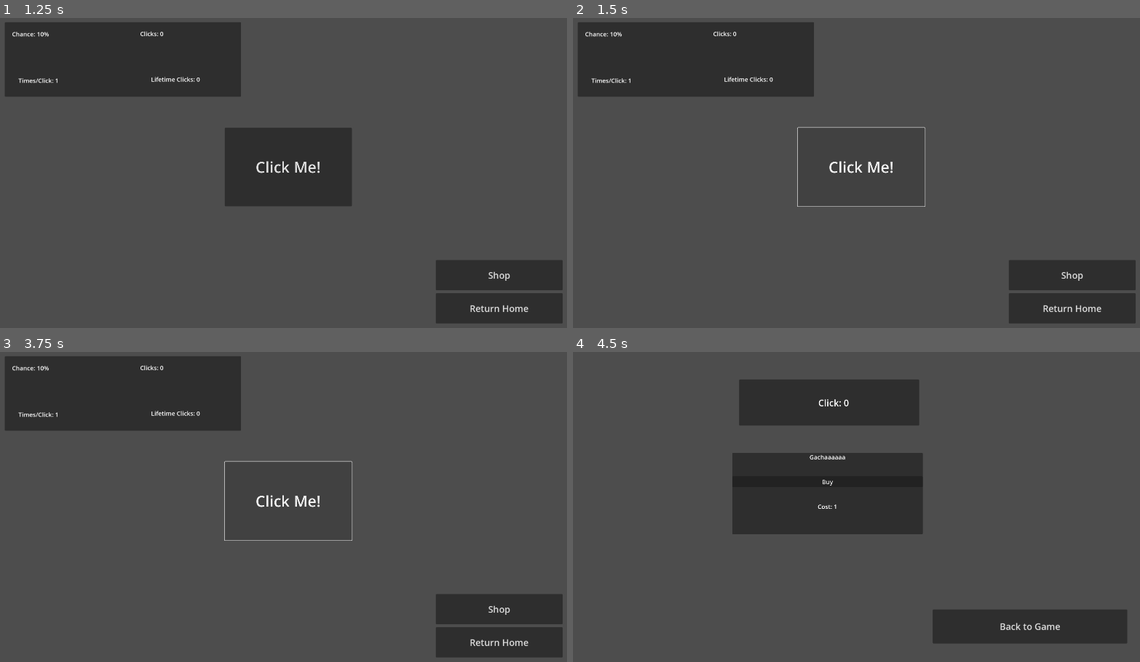
Above: before the commit, frames 1-4 (two rows, left to right).
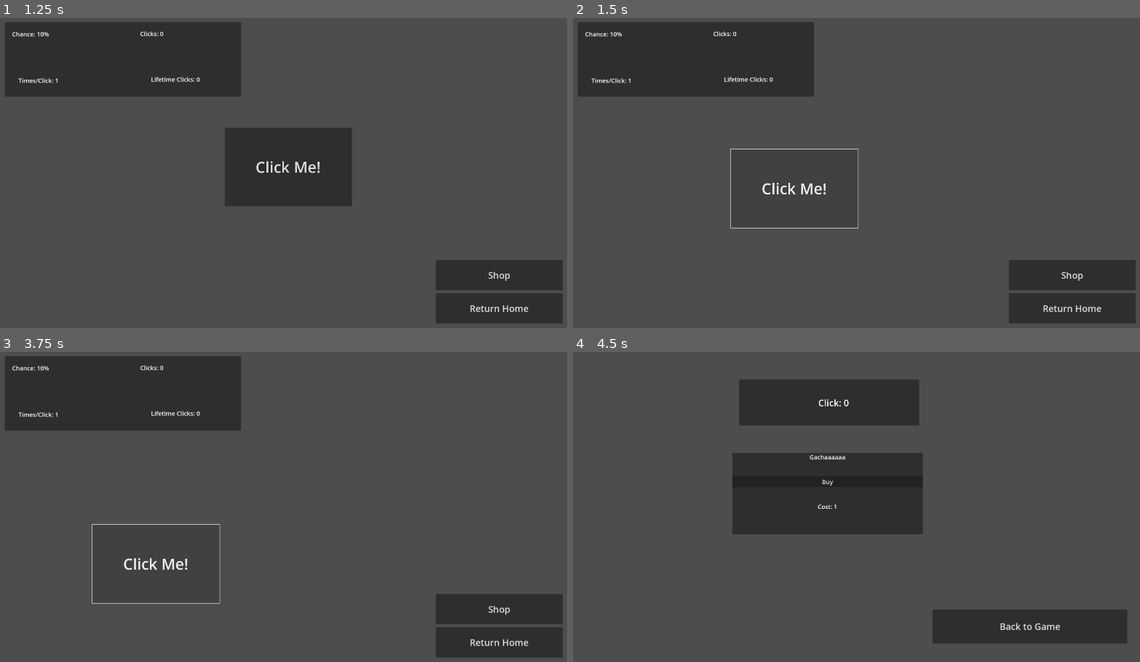
Above: after the commit, the same moments.

Repository: cinpear/blind-box
Game: Godot game, scene res://scenes/home.tscn
The game is run twice, just before and just after one commit, with the same random seed, the same clock (stepped at 60 frames per second) and the same inputs.
Inputs:
- Up to frame 1 (1.25 s): click "Start" at 0.5 s
- Up to frame 2 (1.5 s): click "Click Me!" at 1.25 s
- Up to frame 3 (3.75 s): click "Shop" at 2 s; click "Back to Game" at 2.75 s; click "Click Me!" at 3.5 s
- Up to frame 4 (4.5 s): click "Shop" at 4.25 s

Frame 1 is identical in both runs. In frame 2, 0.7% of the frame differs, in the area x 27-63%, y 35-68%; in frame 3, 0.7%, in the area x 16-63%, y 35-82%; in frame 4, nothing differs.
Error before the commit: Invalid assignment of property or key 'x' with value of type 'int' on a base object of type 'Button (button.gd)'. (res://scripts/button.gd:30)

Commit message:
the clicker moves now

Diff:
--- a/scenes/main.tscn
+++ b/scenes/main.tscn
@@ -26,14 +26,19 @@
 text = "Click Me!"
 script = ExtResource("1_gtp3m")
 
-[node name="Panel" type="Panel" parent="Button"]
-layout_mode = 0
-offset_left = -726.0
-offset_top = -350.0
-offset_right = 54.0
-offset_bottom = -103.0
+[node name="Panel2" type="Panel" parent="."]
+layout_mode = 1
+anchors_preset = -1
+anchor_left = -0.8
+anchor_top = -0.871
+anchor_right = -0.8
+anchor_bottom = -0.871
+offset_left = 1571.0
+offset_top = 966.68
+offset_right = 2351.0
+offset_bottom = 1213.68
 
-[node name="Label" type="Label" parent="Button/Panel"]
+[node name="Label" type="Label" parent="Panel2"]
 layout_mode = 0
 offset_left = 447.0
 offset_top = 24.0
@@ -41,7 +46,7 @@
 offset_bottom = 68.0
 theme_override_font_sizes/font_size = 20
 
-[node name="Label2" type="Label" parent="Button/Panel"]
+[node name="Label2" type="Label" parent="Panel2"]
 layout_mode = 0
 offset_left = 24.0
 offset_top = 25.0
@@ -49,7 +54,7 @@
 offset_bottom = 68.0
 theme_override_font_sizes/font_size = 20
 
-[node name="Label3" type="Label" parent="Button/Panel"]
+[node name="Label3" type="Label" parent="Panel2"]
 layout_mode = 0
 offset_left = 45.0
 offset_top = 179.0
@@ -57,7 +62,7 @@
 offset_bottom = 217.0
 theme_override_font_sizes/font_size = 20
 
-[node name="Label4" type="Label" parent="Button/Panel"]
+[node name="Label4" type="Label" parent="Panel2"]
 layout_mode = 0
 offset_left = 413.0
 offset_top = 167.0
--- a/scripts/button.gd
+++ b/scripts/button.gd
@@ -1,9 +1,9 @@
 extends Button
 
-@onready var count_label = $"Panel/Label"
-@onready var chance_label = $"Panel/Label2"
-@onready var times_label = $"Panel/Label3"
-@onready var total_label = $"Panel/Label4"
+@onready var count_label = $"../Panel2/Label"
+@onready var chance_label = $"../Panel2/Label2"
+@onready var times_label = $"../Panel2/Label3"
+@onready var total_label = $"../Panel2/Label4"
 
 var rng = RandomNumberGenerator.new()
 
@@ -27,8 +27,9 @@
 	total_label.text = "Lifetime Clicks: " + str(Global.total_clicks)
 
 func _move_button():
-	$".".x = 400
-	$".".y = 500
+	var x = rng.randi_range(100, 1000)
+	var y = rng.randi_range(100, 700)
+	self.position = Vector2(x, y)
 
 func _on_pressed() -> void:
 	for a in range(Global.times):
